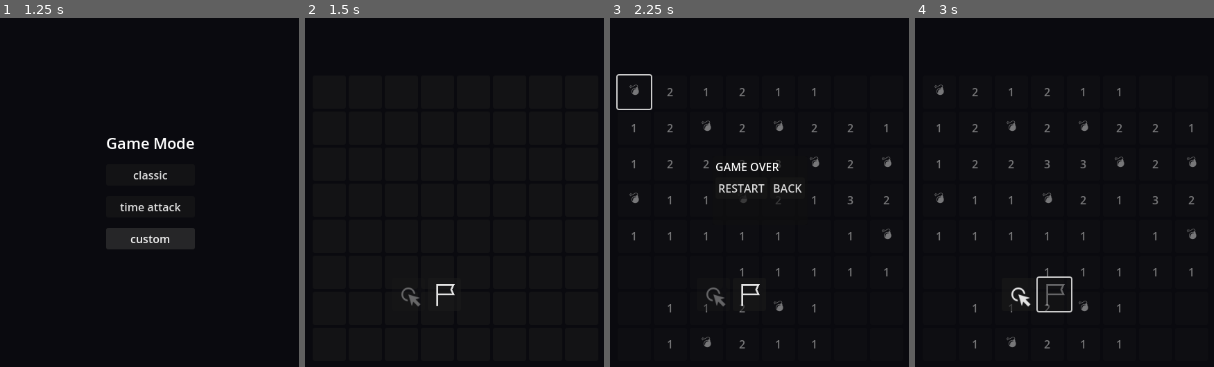
Above: before the commit, frames 1-4 (left to right).
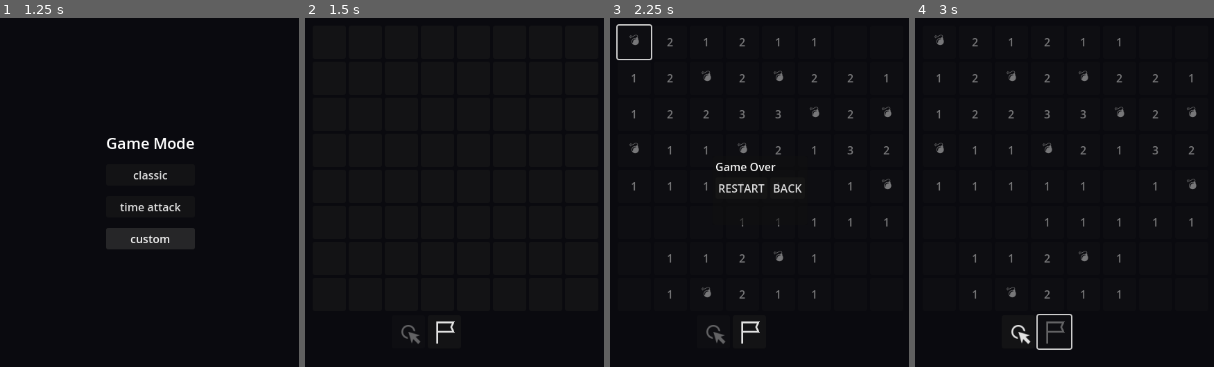
Above: after the commit, the same moments.

Repository: christian759/codemine
Game: Godot game, scene res://navScreen/main.tscn
Same seed, same stepped clock (60 frames per second), same inputs: the game is played once before the commit and once after it.
Inputs (mouse positions are in pixels of both pictures, inside the frame that each line leads up to; where the layout moved, square brackets give the same spot in the first picture):
- Up to frame 1 (1.25 s): click "▶ Start" at 0.5 s
- Up to frame 2 (1.5 s): click "classic" at 1.25 s
- Up to frame 3 (2.25 s): click (633, 42) [633, 91] at 2 s
- Up to frame 4 (3 s): click (1055, 332) [1055, 293] at 2.75 s

Frame 1 is identical in both runs. In frame 2, 0.6% of the frame differs, in the area x 32-51%, y 76-94%; in frame 3, 4.0%, in the area x 2-95%, y 1-95%; in frame 4, 3.9%.

Commit message:
2nd June: Win Logic added

Diff:
--- a/board/board.gd
+++ b/board/board.gd
@@ -18,10 +18,10 @@
 @onready var restart_button: Button = $PopupPanel/VBoxContainer/HBoxContainer/RestartButton
 @onready var back_button: Button = $PopupPanel/VBoxContainer/HBoxContainer/BackButton
 
-var top_node = null
+var bottom_node = null
 var pick_mode := true # true = pick/reveal, false = flag
 
-# References to the top bar buttons
+# References to the bottom bar buttons
 var pick_button: Button
 var flag_button: Button
 
@@ -35,19 +35,19 @@
 func _on_viewport_size_changed():
     clear_grid()
     generate_grid()
-    _adding_top_node()
+    _adding_bottom_bar()
+
+func get_bottom_bar_height():
+    var viewport_size = get_viewport().size
+    return max(viewport_size.y * 0.1, 48)
 
 func get_dynamic_tile_size():
     var viewport_size = get_viewport().size
-    var top_bar_height = get_top_bar_height()
-    var available_height = viewport_size.y - top_bar_height - 16 # 16px padding below top bar
+    var bottom_bar_height = get_bottom_bar_height()
+    var available_height = viewport_size.y - bottom_bar_height - 16 # 16px padding above bottom bar
     var tile_width = (viewport_size.x - (WIDTH - 1) * HORIZONTAL_TILE_MARGIN) / WIDTH
     var tile_height = (available_height - (HEIGHT - 1) * VERTICAL_TILE_MARGIN) / HEIGHT
     return min(tile_width, tile_height, MAX_TILE_SIZE)
-
-func get_top_bar_height():
-    var viewport_size = get_viewport().size
-    return max(viewport_size.y * 0.1, 48)
 
 func _generate_board_data():
     tiles.clear()
@@ -91,9 +91,10 @@
     var grid_width = WIDTH * tile_size + (WIDTH - 1) * HORIZONTAL_TILE_MARGIN
     var grid_height = HEIGHT * tile_size + (HEIGHT - 1) * VERTICAL_TILE_MARGIN
     var viewport_size = get_viewport().size
+    var bottom_bar_height = get_bottom_bar_height()
     var offset = Vector2(
         (viewport_size.x - grid_width) / 2,
-        get_top_bar_height() + 8 + ((viewport_size.y - get_top_bar_height() - grid_height) / 2) # 8px gap below top bar
+        ((viewport_size.y - bottom_bar_height - grid_height) / 2)
     )
     for y in HEIGHT:
         var node_row = []
@@ -125,50 +126,47 @@
             add_child(tile)
         tile_nodes.append(node_row)
 
-func _adding_top_node():
-    # Remove previous top node if it exists
-    if top_node and is_instance_valid(top_node):
-        top_node.queue_free()
-        top_node = null
-
-    var viewport_size = get_viewport().size
-    var tile_size = get_dynamic_tile_size()
-    var grid_width = WIDTH * tile_size + (WIDTH - 1) * HORIZONTAL_TILE_MARGIN
-    var grid_height = HEIGHT * tile_size + (HEIGHT - 1) * VERTICAL_TILE_MARGIN
-    var grid_offset_x = (viewport_size.x - grid_width) / 2
-    var grid_offset_y = get_top_bar_height() + 8 + ((viewport_size.y - get_top_bar_height() - grid_height) / 2)
-
-    var vertical_spacing = 24 # Space between grid and panel
-
-    top_node = bottom_scene.instantiate()
-
-    if top_node is Control:
-        # Center horizontally, place below grid
-        top_node.position = Vector2(
-            grid_offset_x + (grid_width - top_node.size.x) / 2,
-            grid_offset_y + grid_height + vertical_spacing
-        )
+func _adding_bottom_bar():
+    # Remove previous bottom node if it exists
+    if bottom_node and is_instance_valid(bottom_node):
+        bottom_node.queue_free()
+        bottom_node = null
+
+    var viewport_size = get_viewport().size
+    bottom_node = bottom_scene.instantiate()
+
+    if bottom_node is Control:
+        # Make it a true bottom bar
+        bottom_node.anchor_left = 0
+        bottom_node.anchor_right = 1
+        bottom_node.anchor_top = 1
+        bottom_node.anchor_bottom = 1
+        bottom_node.offset_left = 0
+        bottom_node.offset_right = 0
+        bottom_node.offset_top = -get_bottom_bar_height()
+        bottom_node.offset_bottom = 0
+        bottom_node.custom_minimum_size = Vector2(viewport_size.x, get_bottom_bar_height())
 
         # Get references to the buttons
-        pick_button = top_node.get_node("VBoxContainer/HBoxContainer/clickButton")
-        flag_button = top_node.get_node("VBoxContainer/HBoxContainer/flagButton")
+        pick_button = bottom_node.get_node("VBoxContainer/HBoxContainer/clickButton")
+        flag_button = bottom_node.get_node("VBoxContainer/HBoxContainer/flagButton")
 
         pick_button.pressed.connect(_on_pick_button_pressed)
         flag_button.pressed.connect(_on_flag_button_pressed)
 
-        _update_top_bar_buttons()
-
-    add_child(top_node)
+        _update_bottom_bar_buttons()
+
+    add_child(bottom_node)
 
 func _on_pick_button_pressed():
     pick_mode = true
-    _update_top_bar_buttons()
+    _update_bottom_bar_buttons()
 
 func _on_flag_button_pressed():
     pick_mode = false
-    _update_top_bar_buttons()
-
-func _update_top_bar_buttons():
+    _update_bottom_bar_buttons()
+
+func _update_bottom_bar_buttons():
     if pick_button:
         pick_button.disabled = pick_mode
     if flag_button:
@@ -207,6 +205,7 @@
                 if is_valid(nx, ny) and not (nx == x and ny == y):
                     _reveal_tile_logic(nx, ny)
     button.disabled = true
+    _check_win_condition()
 
 func _flag_tile_logic(x, y):
     var data = tiles[y][x]
@@ -217,6 +216,21 @@
 
     data.is_flagged = not data.is_flagged
     button.text = "🚩" if data.is_flagged else ""
+    _check_win_condition()
+
+func _check_win_condition():
+    for y in HEIGHT:
+        for x in WIDTH:
+            var data = tiles[y][x]
+            if not data.is_bomb and not data.is_revealed:
+                return # Not yet won
+    _show_win_popup()
+
+func _show_win_popup():
+    var label = game_over_popup.get_node("VBoxContainer/Label")
+    if label:
+        label.text = "You Win!"
+    game_over_popup.popup_centered()
 
 func _reveal_all_tiles():
     for row in tile_nodes:
@@ -239,6 +253,9 @@
     return x >= 0 and x < WIDTH and y >= 0 and y < HEIGHT
 
 func _show_game_over_popup():
+    var label = game_over_popup.get_node("VBoxContainer/Label")
+    if label:
+        label.text = "Game Over"
     game_over_popup.popup_centered()
 
 func _on_restart_pressed():
